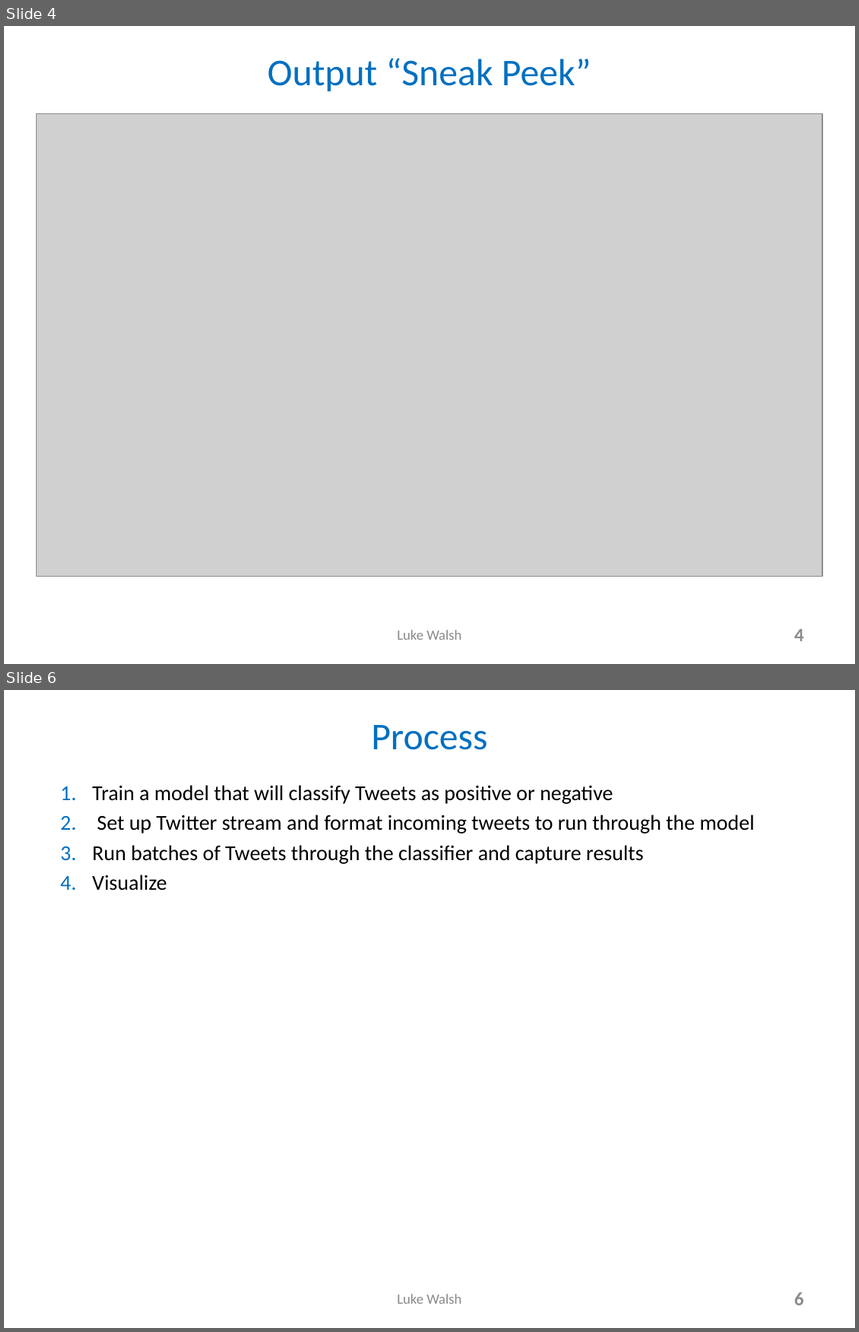
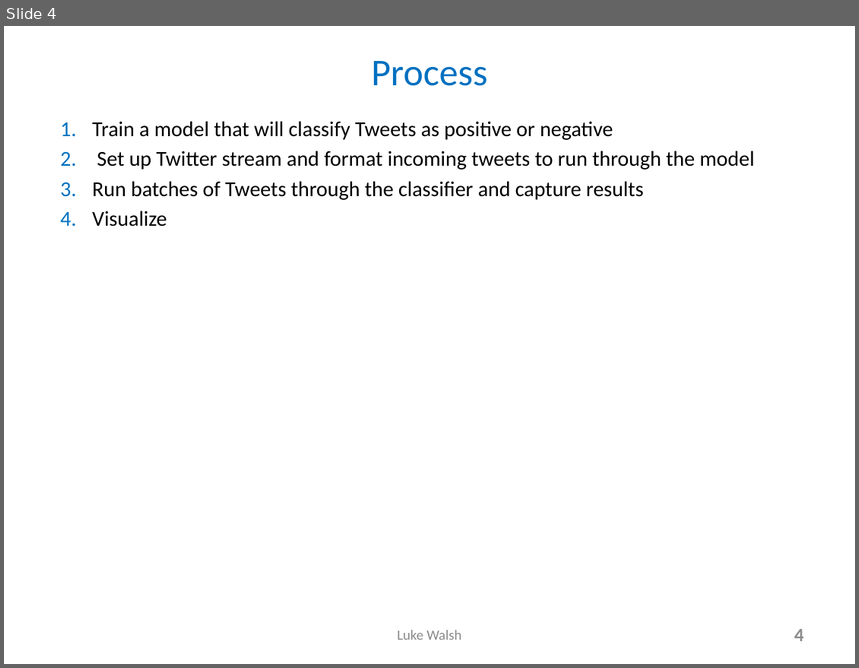
Before and after one commit to lukewalshct/Twitter_Sentiment, a slide deck: Spark_Streaming_NLTK_LWalsh_2min.pptx. Shown one above the other, each under a label of ours: slides 4 and 6 before the commit, slide 4 after it; the slides between them are not shown. The pictures are 859x1332 and 859x668 pixels, drawn with LibreOffice and Linux fonts; fonts in the diff are those of the drawing; grey boxes stand for pictures. Boxes give left, top, right and bottom in pixels: in the first picture for what was removed or moved away, otherwise in the second. Text is boxed around its words. In the diff, an @@ line names an element or a change of style, - is before the commit and + after.

```diff
--- a/Spark_Streaming_NLTK_LWalsh_2min.pptx
+++ b/Spark_Streaming_NLTK_LWalsh_2min.pptx
@@ slide 4 removed at (4, 26, 855, 664), background #FFFFFF @@
@@ title removed at (268, 58, 591, 91) @@
-Output “Sneak Peek”
@@ picture removed at (37, 113, 822, 576) @@
@@ text removed at (397, 630, 462, 640) @@
-Luke Walsh
@@ page number removed at (794, 629, 804, 642) @@
-4
@@ what was slide 6 is now slide 4 @@
@@ page number at (794, 629, 804, 642): text changed @@
-6
+4
```
Also in this commit, not shown: 6 slides changed, 8 other files.
